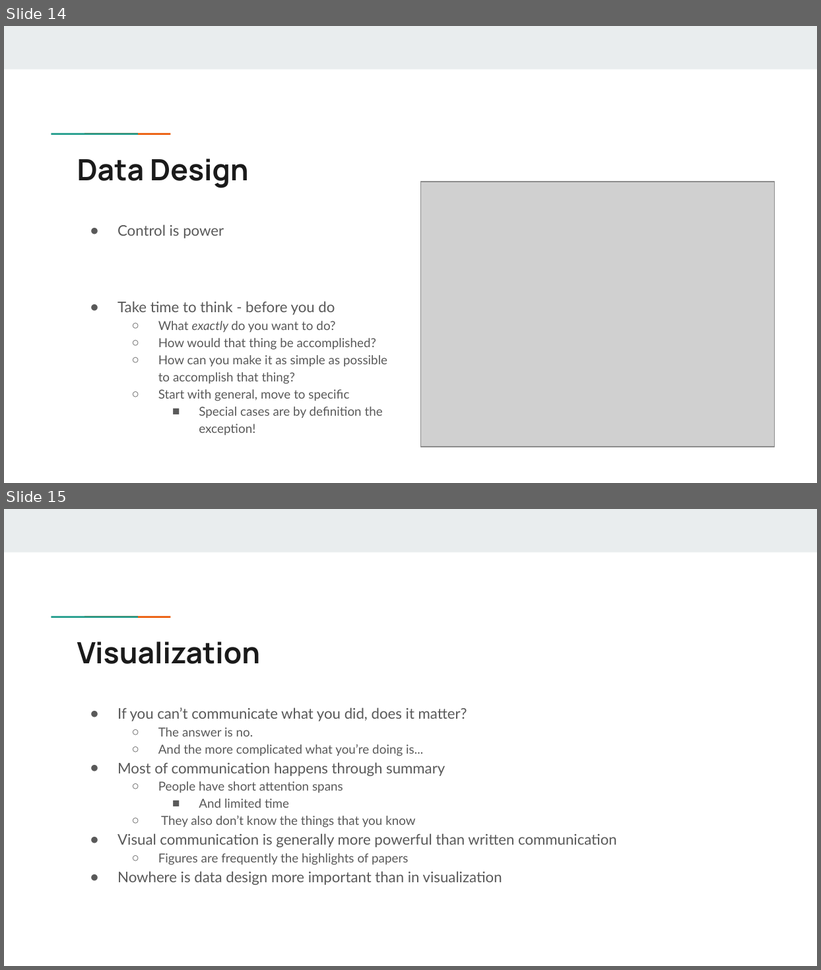
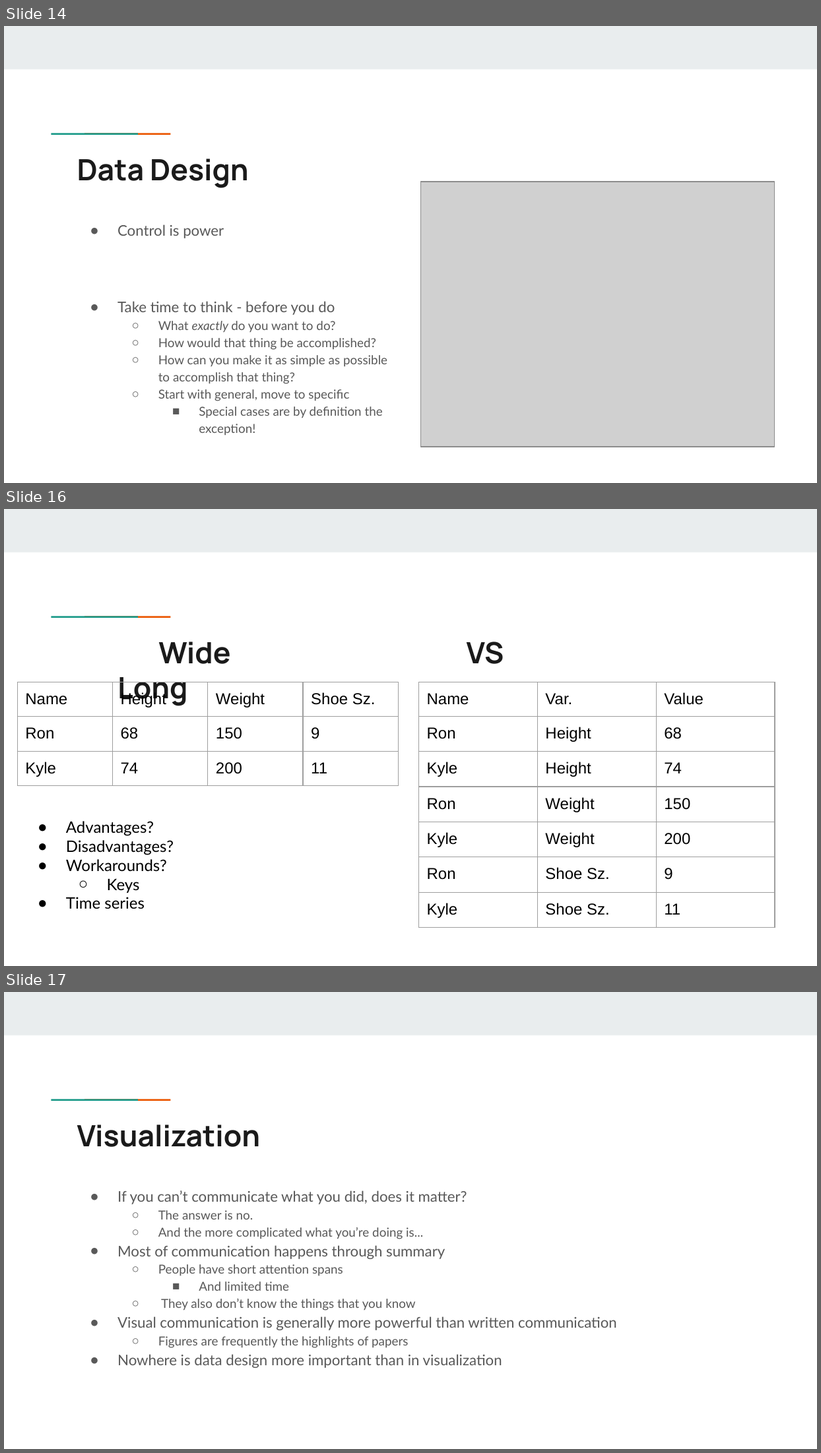
Before and after one commit to KGerhardt/BUG_hands-on, a slide deck: BUG R big data tutorial.pptx. Shown one above the other, each under a label of ours: slides 14 and 15 before the commit, slides 14, 16 and 17 after it; the slides between them are not shown. The pictures are 821x970 and 821x1453 pixels, drawn with LibreOffice and Linux fonts; fonts in the diff are those of the drawing; grey boxes stand for pictures. Boxes give left, top, right and bottom in pixels: in the first picture for what was removed or moved away, otherwise in the second. Text is boxed around its words. In the diff, an @@ line names an element or a change of style, - is before the commit and + after.

```diff
--- a/BUG R big data tutorial.pptx
+++ b/BUG R big data tutorial.pptx
@@ slide 16 added at <box>4,509,817,966</box>, background #FFFFFF; not listed: 3 template elements that a slide beside it also shows @@
@@ title added at <box>158,642,504,664</box>, 26 pt, text #1A1A1A, bold @@
+Wide VS Long
@@ table added at <box>17,682,397,949</box>, 3 rows, 4 columns @@
+Name | Height | Weight | Shoe Sz.
+Ron | 68 | 150 | 9
+Kyle | 74 | 200 | 11
@@ table added at <box>418,682,775,949</box>, 7 rows, 3 columns @@
+Name | Var. | Value
+Ron | Height | 68
+Kyle | Height | 74
+Ron | Weight | 150
+Kyle | Weight | 200
+Ron | Shoe Sz. | 9
+Kyle | Shoe Sz. | 11
@@ text added at <box>66,821,174,910</box>, 14 pt, text #000000 @@
+● Advantages?
+● Disadvantages?
+● Workarounds?
+  ○ Keys
+● Time series
@@ what was slide 15 is now slide 17 @@
```
Also in this commit, not shown: 2 slides changed, 1 other slide added.
